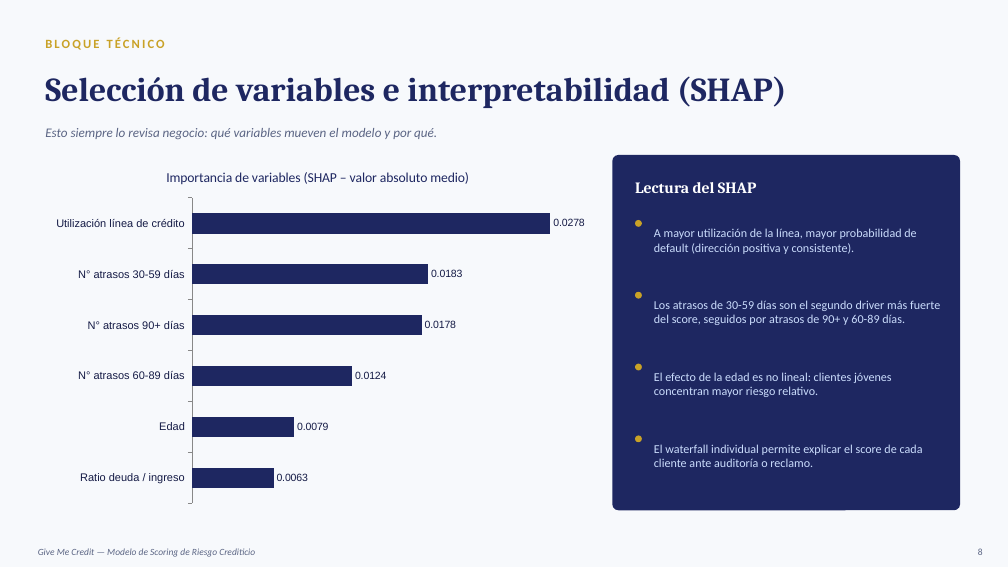
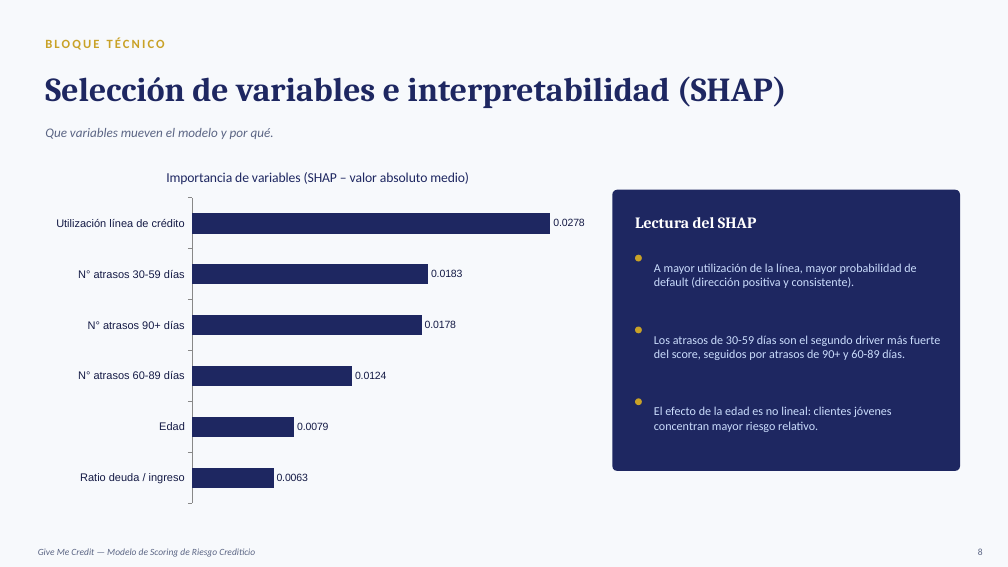
Before and after one commit to davidrodriguez2712/proyecto-riesgo-credito, a slide deck: slide 7 of presentacion/Resumen_Presentacion.pptx. Drawn at 1008x567 pixels with LibreOffice and Linux fonts; fonts in the diff are those of the drawing. Boxes give left, top, right and bottom in pixels: in the first picture for what was removed or moved away, otherwise in the second. Text is boxed around its words. In the diff, an @@ line names an element or a change of style, - is before the commit and + after.

```diff
--- a/presentacion/Resumen_Presentacion.pptx
+++ b/presentacion/Resumen_Presentacion.pptx
@@ text at (x1=45, y1=128, x2=274, y2=139): text changed @@
-Esto siempre lo revisa negocio: qué variables mueven el modelo y por qué.
+Que variables mueven el modelo y por qué.
@@ rounded rectangle resized from (x1=613, y1=155, x2=960, y2=510) to (x1=613, y1=190, x2=960, y2=471) @@
@@ 4 texts, 3 ellipses moved together from (x1=635, y1=182, x2=940, y2=397) to (x1=635, y1=217, x2=940, y2=432) @@
@@ ellipse removed at (x1=635, y1=436, x2=642, y2=442) @@
@@ text removed at (x1=654, y1=444, x2=923, y2=467) @@
-El waterfall individual permite explicar el score de cada cliente ante auditoría o reclamo.
```
Also in this commit, not shown: 8 other slides changed, 1 slide removed, 9 other files.
